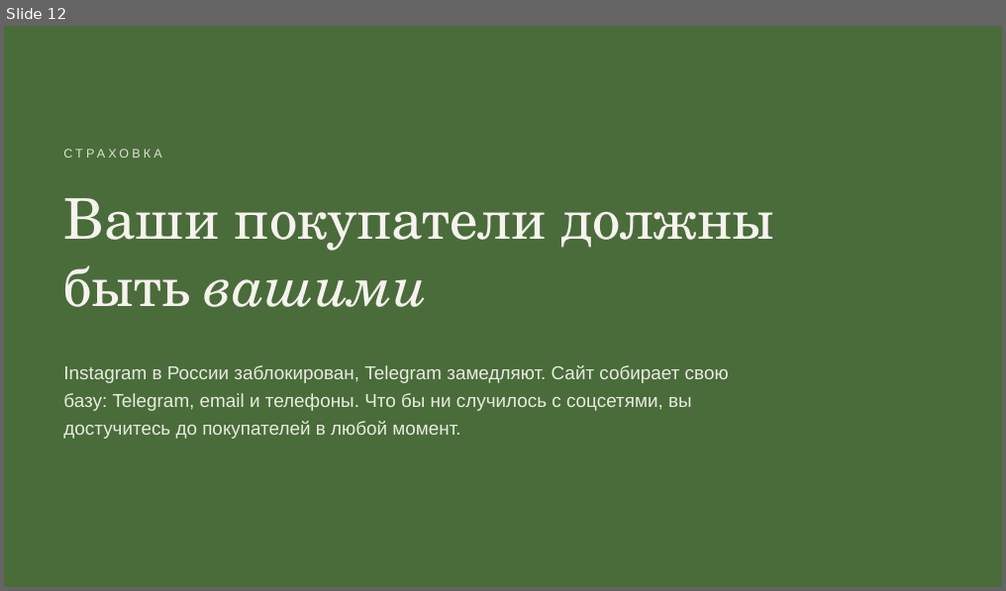
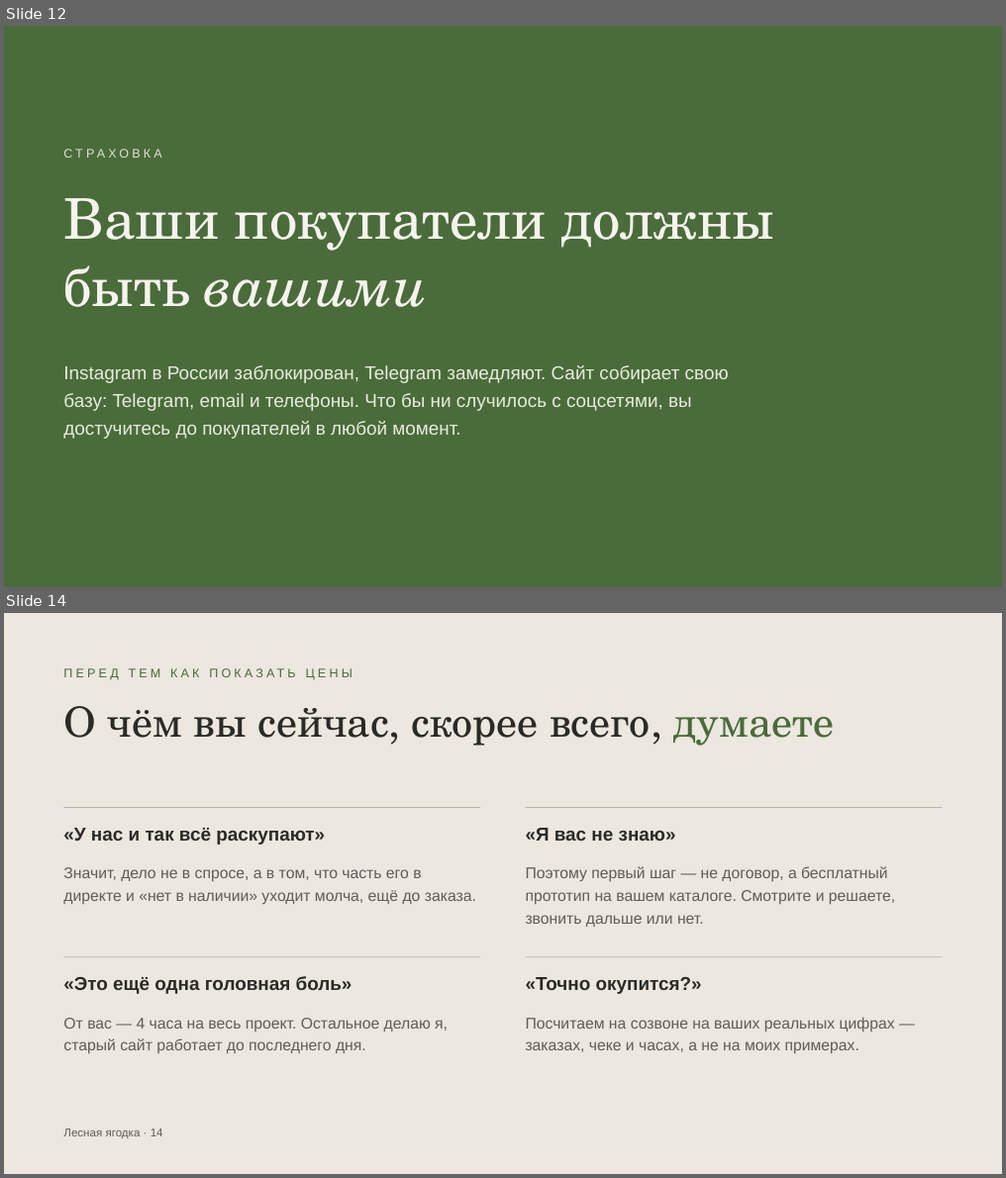
Before and after one commit to ellischment/svoya_ferma, a slide deck: docs/preview/lesnaya-yagodka-predlozhenie.pptx. Shown one above the other, each under a label of ours: slide 12 before the commit, slides 12 and 14 after it; the slides between them are not shown. The pictures are 1006x591 and 1006x1178 pixels, drawn with LibreOffice and Linux fonts; fonts in the diff are those of the drawing. Boxes give left, top, right and bottom in pixels: in the first picture for what was removed or moved away, otherwise in the second. Text is boxed around its words. In the diff, an @@ line names an element or a change of style, - is before the commit and + after.

```diff
--- a/docs/preview/lesnaya-yagodka-predlozhenie.pptx
+++ b/docs/preview/lesnaya-yagodka-predlozhenie.pptx
@@ slide 14 added at <box>4,613,1002,1174</box>, background #ECE7DF @@
@@ text added at <box>63,665,943,691</box>, 12 pt, text #4A6B3A @@
+ПЕРЕД ТЕМ КАК ПОКАЗАТЬ ЦЕНЫ
@@ text added at <box>63,706,835,746</box>, 40 pt, text #2A2A26 @@
+О чём вы сейчас, скорее всего, думаете
@@ line added from (63, 808) to (481, 808), #B9B3A8 0.75 pt @@
@@ line added from (525, 808) to (943, 808), #B9B3A8 0.75 pt @@
@@ text added at <box>63,828,325,845</box>, 18 pt, text #2A2A26, bold @@
+«У нас и так всё раскупают»
@@ text added at <box>526,828,676,841</box>, 18 pt, text #2A2A26, bold @@
+«Я вас не знаю»
@@ text added at <box>63,867,476,904</box>, 15 pt, text #5E5D56 @@
+Значит, дело не в спросе, а в том, что часть его в директе и «нет в наличии» уходит молча, ещё до заказа.
@@ text added at <box>526,866,895,927</box>, 15 pt, text #5E5D56 @@
+Поэтому первый шаг — не договор, а бесплатный прототип на вашем каталоге. Смотрите и решаете, звонить дальше или нет.
@@ line added from (63, 958) to (481, 958), #B9B3A8 0.75 pt @@
@@ line added from (525, 958) to (943, 958), #B9B3A8 0.75 pt @@
@@ text added at <box>63,976,352,994</box>, 18 pt, text #2A2A26, bold @@
+«Это ещё одна головная боль»
@@ text added at <box>526,977,702,994</box>, 18 pt, text #2A2A26, bold @@
+«Точно окупится?»
@@ text added at <box>63,1018,448,1054</box>, 15 pt, text #5E5D56 @@
+От вас — 4 часа на весь проект. Остальное делаю я, старый сайт работает до последнего дня.
@@ text added at <box>526,1017,895,1054</box>, 15 pt, text #5E5D56 @@
+Посчитаем на созвоне на ваших реальных цифрах — заказах, чеке и часах, а не на моих примерах.
@@ text added at <box>63,1129,163,1139</box>, 11 pt, text #5E5D56 @@
+Лесная ягодка · 14
```
Also in this commit, not shown: 6 slides changed, 2 other slides added, 1 other file.
